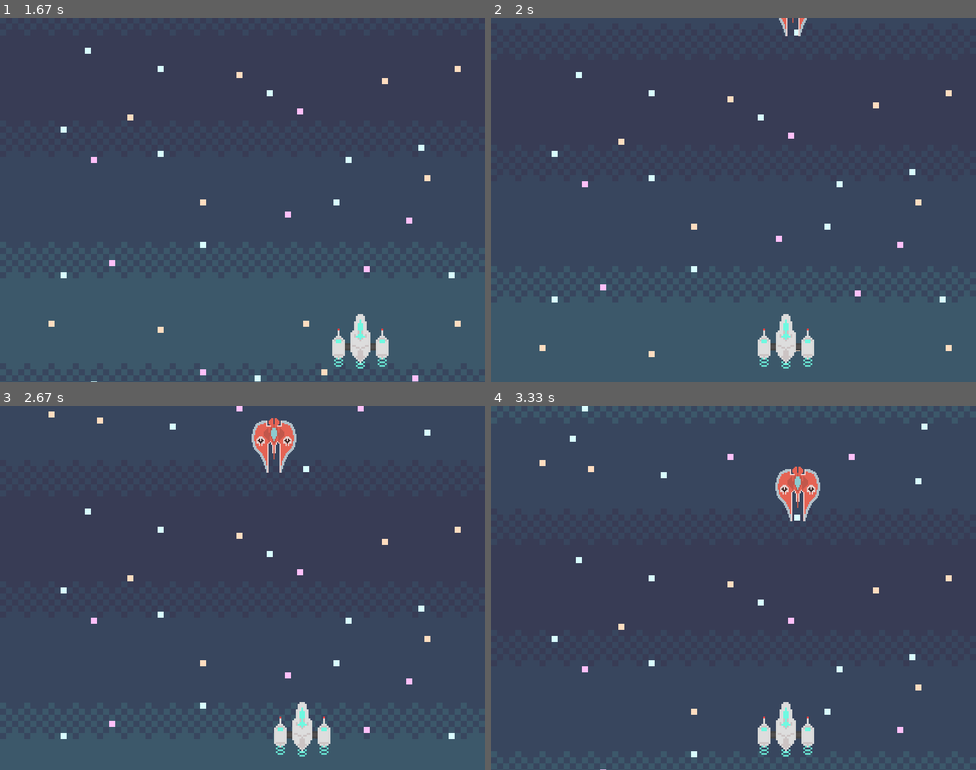
Above: before the commit, frames 1-4 (two rows, left to right).
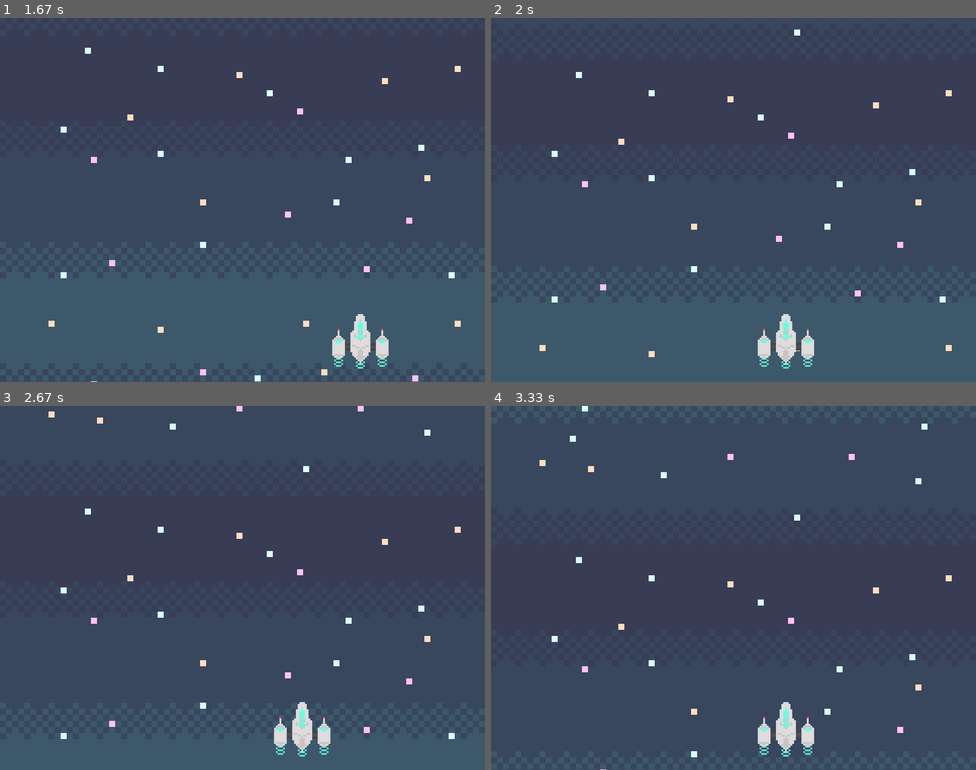
Above: after the commit, the same moments.

Repository: synophic/pygamestarter
Game: pygame game, started from Invader-BEYOND.py
Two runs of this game, one before a commit and one after it. Both use one fixed random seed, a clock stepped at 60 frames per second and the inputs below.
Inputs:
- Up to frame 1 (1.67 s): hold Right 0.33-0.8 s; hold Right 0.83-1.3 s; hold Left from 1.33 s (still down)
- Up to frame 2 (2 s): release Left at 1.87 s; hold Left from 1.9 s (still down)
- Up to frame 3 (2.67 s): release Left at 2.3 s; hold Right from 2.33 s (still down)
- Up to frame 4 (3.33 s): release Right at 2.97 s; hold Left from 3 s (still down)

Frame 1 is identical in both runs. In frame 2, 0.1% of the frame differs, in the area x 59-66%, y 0-5%; in frame 3, 0.8%, in the area x 51-62%, y 3-19%; in frame 4, 0.8%.

Commit message:
Update Invader-BEYOND.py

Diff:
--- a/Invader-BEYOND.py
+++ b/Invader-BEYOND.py
@@ -20,39 +20,103 @@
 
 #player info
 ship = image.load('player.png')
-ply_width = 93
+bg = image.load('background.png').convert()
+comet = image.load('comet.png')
+stk = image.load('inv03.png')
+rng = image.load('inv01.png')
 
-bg = image.load('background.png').convert()
+def target(x1, w1, x2, w2):
+    if(x2+w2>=x1>=x2) or (x2+w2>=x1+w1>=x2) or (x2+w2>=x1>=x2) or (x2+w2>=x1+w1>=x2):
+        return True
+    return False
 
-comet = image.load('comet.png')
+def enemy(enemy_box, ply_x, ply_width, num_enemy, max_enemy, findply):
+    rand_enemy(enemy_box, num_enemy, max_enemy)
+    for i in enemy_box:
+        if i[1] == 1:
+            striker(stk, i[2], i[3], ply_x, ply_width, findply)
+        if i[1] == 2:
+            commet(comet, i[2], i[3])
+        if i[1] == 3:
+            ranger(rng, i[2], i[3])
+    for i in range(len(enemy_box)-1, -1, -1):
+        if enemy_box[i][3] > dis_height:
+            del enemy_box[i]
 
-stk = image.load('inv03.png')
+def rand_enemy(enemy_box, num_enemy, max_enemy):
+    stk_y = -74
+    stk_x = randint(50, dis_width-(74+50))
+
+    com_y = -200
+    com_x = randint(50, dis_width-(62+50))
+
+    rng_y = 0
+    rng_x = randint(50, dis_width-(78+50))
+
+    if num_enemy < max_enemy:
+        for i in range(num_enemy, max_enemy):
+            enemy_type = randrange(1, 3)
+            if enemy_type == 1:
+                enemy_box.append([stk, 1, stk_x, stk_y])
+            elif enemy_type == 2:
+                enemy_box.append([comet, 2, com_x, com_y])
+            elif enemy_type == 3:
+                enemy_box.append([rng, 3, com_x, com_y])
+            num_enemy += 1
+        return num_enemy
+
+def commet(img, x, y):
+    wid = 62
+    spd = 3
+    high = 62
+    screen.blit(img, (x, y - spd))
+
+def ranger(img, x, y):
+    wid = 78
+    high = 68
+    spd = 1
+    if x < 50:
+        spd = 1
+    elif x > dis_width - (wid + 50):
+        spd = -1
+    screen.blit(img, (x + spd, y))
 
 
-def striker(shape, stk_x, stk_y):
-    screen.blit(shape, (stk_x, stk_y))
+def striker(img, x, y, p_x, p_w, findply):
+    wid = 74
+    spd = 5
+    high = 90
+    if findply:
+        if x > p_x:
+            x -= 2
+            y += 1
+        if x < p_x:
+            x += 2
+        elif target(x, wid, p_x, p_w):
+            findply = False
 
-#blit player to screen
-def play(x, y):
-    screen.blit(ship, (x, y))
+    else:
+        st_y += spd
+
+    screen.blit(img, (x, y))
 
 #main game loop
 def game_loop():
 
+    enemy_box = []
+    num_enemy = 0
+    max_enemy = 3
+
+    findply = True
     ply_spd = 0
     ply_x = 350
     ply_y = 488
-
+    ply_width = 93
     rel_y = 0
     bg_y = 600
 
     thg_srtx = randrange(50, dis_width - 50)
-    thg_srty = -300
-
-    stk_wid = 74
-    stk_spd = 1
-    stk_high = 90
-    findenemy = True
+    thg_srty = 0
 
     while True:
         #check keyboard input
@@ -72,26 +136,9 @@
                 if evt.key == K_RIGHT or evt.key == K_LEFT:
                     ply_spd = 0
 
-        if findenemy:
-            if thg_srtx < ply_x:
-                thg_srtx += stk_spd
-                thg_srty += stk_spd
-            elif thg_srtx > ply_x:
-                thg_srtx -= stk_spd
-                thg_srty += stk_spd
-            elif thg_srtx == ply_x or thg_srtx + stk_wid == ply_x:
-                findenemy = False
-        elif not findenemy:
-            thg_srty += 3
-
-        if thg_srty > dis_height:
-            thg_srty = 0 - stk_high
-            thg_srtx = randrange(50, dis_width - 50)
-            findenemy = True
-
         ply_x += ply_spd
         screen.fill(black)
-
+        enemy(enemy_box, ply_x, ply_width, num_enemy, max_enemy, findply)
 
         rel_y = (bg_y % bg.get_rect().width)
         screen.blit(bg, (0, (rel_y - bg.get_rect().width)))
@@ -99,8 +146,7 @@
             screen.blit(bg, (0, rel_y))
         bg_y += 1
 
-        striker(stk, thg_srtx, thg_srty)
-        play(ply_x, ply_y)
+        screen.blit(ship, (ply_x, ply_y))
 
         if ply_x > dis_width - (ply_width+40) or ply_x < 50:
             ply_spd = 0
